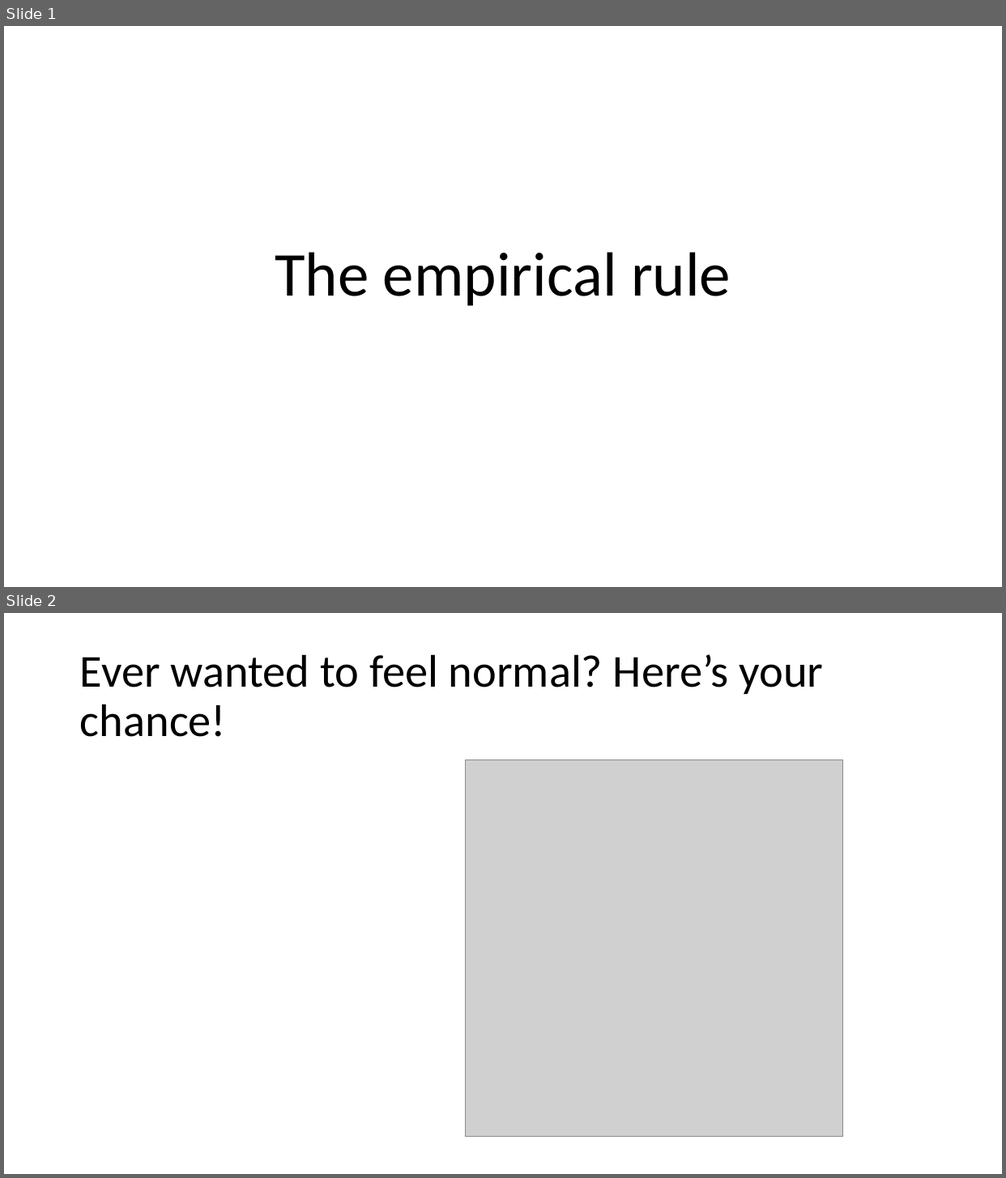
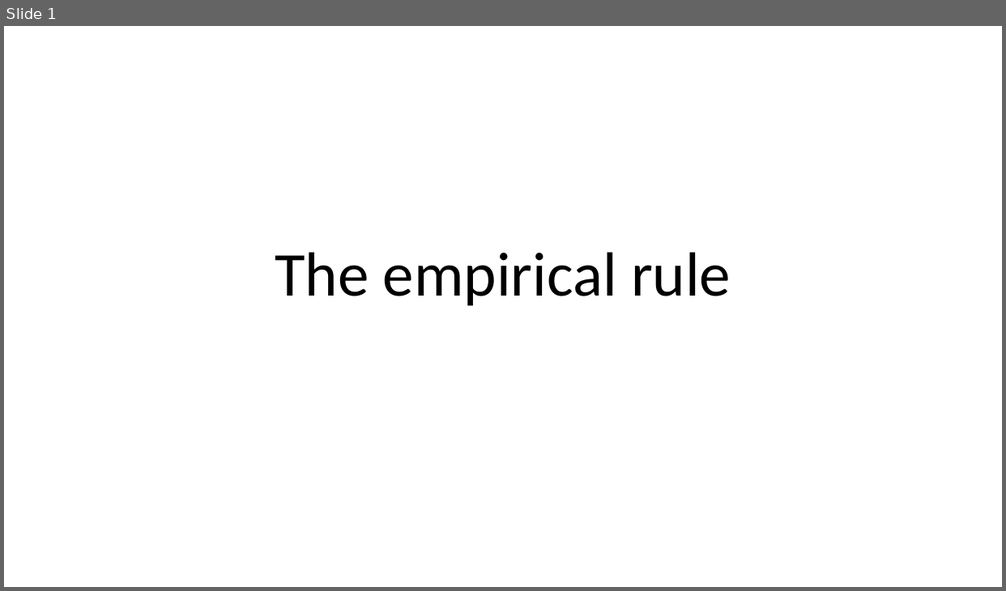
Before and after one commit to summerofgeorge/empirical-rule-demo, a slide deck: empircal-rule-demo.pptx. Shown one above the other, each under a label of ours: slides 1 and 2 before the commit, slide 1 after it. The pictures are 1006x1178 and 1006x591 pixels, drawn with LibreOffice and Linux fonts; fonts in the diff are those of the drawing; grey boxes stand for pictures. Boxes give left, top, right and bottom in pixels: in the first picture for what was removed or moved away, otherwise in the second. Text is boxed around its words. In the diff, an @@ line names an element or a change of style, - is before the commit and + after.

```diff
--- a/empircal-rule-demo.pptx
+++ b/empircal-rule-demo.pptx
@@ slide 2 removed at (x1=4, y1=613, x2=1002, y2=1174), background #FFFFFF @@
@@ title removed at (x1=80, y1=654, x2=824, y2=737) @@
-Ever wanted to feel normal? Here’s your chance!
@@ picture removed at (x1=466, y1=760, x2=843, y2=1137) @@
```
Also in this commit, not shown: 1 slide changed, 1 slide added, 1 other slide removed.
